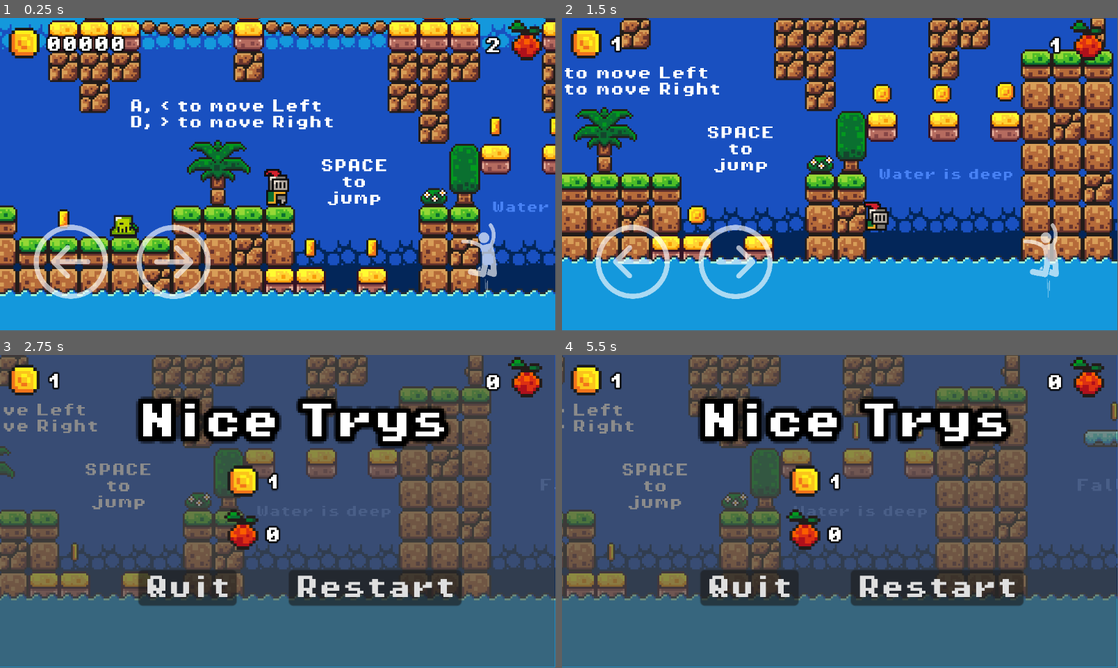
Above: before the commit, frames 1-4 (two rows, left to right).
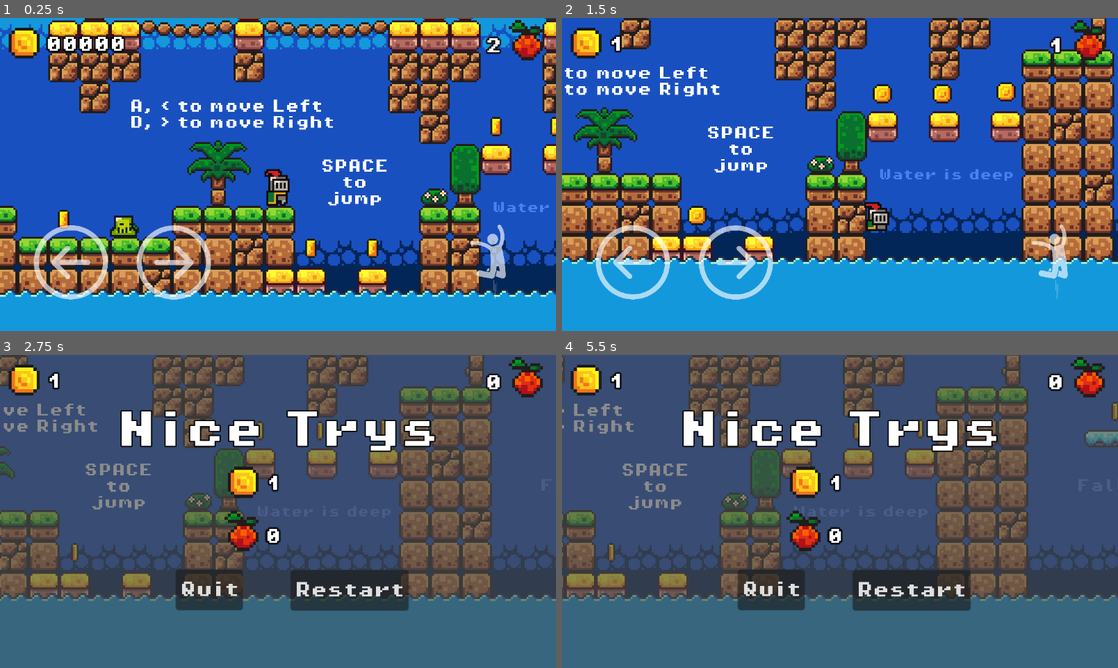
Above: after the commit, the same moments.

Repository: ALPHISTUBE/Godot-First_Game
Game: Godot game, scene res://Scenes/game.tscn
The game is run twice, just before and just after one commit, with the same random seed, the same clock (stepped at 60 frames per second) and the same inputs.
Inputs:
- Up to frame 1 (0.25 s): no input
- Up to frame 2 (1.5 s): hold D (move_right) from 0.53 s (still down); tap Space (jump) at 0.77 s
- Up to frame 3 (2.75 s): tap Space (jump) at 1.52 s; release D (move_right) at 2.03 s; hold A (move_left) from 2.03 s (still down)
- Up to frame 4 (5.5 s): release A (move_left) at 2.75 s; click "Restart" at 2.75 s; hold D (move_right) 3.53-5.03 s; tap Space (jump) at 3.77, 4.52, 5.27 s; hold A (move_left) from 5.03 s (still down)
In our replay, the window is 799x449 before the commit and 800x450 after it. These sizes can differ from the game's own. Grey fills any space a smaller window leaves; there, only what the larger window draws over its background counts as a difference.

The runs differ from the first frame. In frame 1, 10% of the frame differs, in the area x 0-100%, y 0-90%; in frame 2, 9.4%; in frame 3, 13%, in the area x 0-100%, y 0-100%; in frame 4, 13%.

Commit message:
Bug Fix
-UI is not expending with screen resolution
-Button r stuck on the corner
-UI alignment
-Icon has been updated

Diff:
--- a/Scenes/game.tscn
+++ b/Scenes/game.tscn
@@ -441,27 +441,110 @@
 [node name="Win" type="CanvasLayer" parent="."]
 visible = false
 
-[node name="Control" type="Control" parent="Win"]
-layout_mode = 3
-anchors_preset = 0
-offset_right = 40.0
-offset_bottom = 40.0
-
-[node name="ColorRect" type="ColorRect" parent="Win/Control"]
-layout_mode = 0
-offset_top = -2.0
-offset_right = 1151.0
-offset_bottom = 647.0
+[node name="ColorRect" type="ColorRect" parent="Win"]
+anchors_preset = 8
+anchor_left = 0.5
+anchor_top = 0.5
+anchor_right = 0.5
+anchor_bottom = 0.5
+offset_left = -2834.0
+offset_top = -1484.0
+offset_right = 1166.0
+offset_bottom = 516.0
+grow_horizontal = 2
+grow_vertical = 2
+scale = Vector2(1.48, 1.48)
 color = Color(0.290196, 0.290196, 0.290196, 0.643137)
 
-[node name="Sprite2D3" type="Sprite2D" parent="Win/Control/ColorRect"]
-position = Vector2(504.185, 263.64)
+[node name="q" type="Button" parent="Win"]
+anchors_preset = 2
+anchor_top = 1.0
+anchor_bottom = 1.0
+offset_left = 364.0
+offset_top = -204.0
+offset_right = 430.0
+offset_bottom = -164.0
+grow_vertical = 0
+scale = Vector2(2.11, 2.11)
+theme_override_fonts/font = ExtResource("7_ynlss")
+text = "Quit
+"
+
+[node name="r" type="Button" parent="Win"]
+anchors_preset = 3
+anchor_left = 1.0
+anchor_top = 1.0
+anchor_right = 1.0
+anchor_bottom = 1.0
+offset_left = -550.0
+offset_top = -203.0
+offset_right = -434.0
+offset_bottom = -163.0
+grow_horizontal = 0
+grow_vertical = 0
+scale = Vector2(2.11, 2.11)
+theme_override_fonts/font = ExtResource("7_ynlss")
+text = "Restart
+"
+
+[node name="Label" type="Label" parent="Win"]
+anchors_preset = 5
+anchor_left = 0.5
+anchor_right = 0.5
+offset_left = -334.5
+offset_top = 117.0
+offset_right = 334.5
+offset_bottom = 199.0
+grow_horizontal = 2
+theme_override_colors/font_outline_color = Color(0, 0, 0, 1)
+theme_override_constants/outline_size = 10
+theme_override_fonts/font = ExtResource("7_ynlss")
+theme_override_font_sizes/font_size = 81
+text = "Nice Trys"
+horizontal_alignment = 1
+vertical_alignment = 1
+
+[node name="HBoxContainer" type="HBoxContainer" parent="Win"]
+anchors_preset = 8
+anchor_left = 0.5
+anchor_top = 0.5
+anchor_right = 0.5
+anchor_bottom = 0.5
+offset_left = -20.0
+offset_top = -20.0
+offset_right = 20.0
+offset_bottom = 20.0
+grow_horizontal = 2
+grow_vertical = 2
+
+[node name="Sprite2D4" type="Sprite2D" parent="Win/HBoxContainer"]
+position = Vector2(-51.815, 63.135)
+scale = Vector2(6.455, 6.455)
+texture = ExtResource("3_rgxvg")
+region_enabled = true
+region_rect = Rect2(1, 50, 14, 14)
+
+[node name="Health" type="Label" parent="Win/HBoxContainer/Sprite2D4"]
+z_index = 20
+offset_left = 6.81642
+offset_top = -2.40046
+offset_right = 86.8164
+offset_bottom = 20.5995
+scale = Vector2(0.32, 0.32)
+theme_override_colors/font_outline_color = Color(0, 0, 0, 1)
+theme_override_constants/outline_size = 6
+theme_override_fonts/font = ExtResource("7_ynlss")
+text = "00000"
+vertical_alignment = 1
+
+[node name="Sprite2D3" type="Sprite2D" parent="Win/HBoxContainer"]
+position = Vector2(-51.815, -40.36)
 scale = Vector2(6.455, 6.455)
 texture = ExtResource("4_481mo")
 region_enabled = true
 region_rect = Rect2(98, 0, 12, 16)
 
-[node name="Score" type="Label" parent="Win/Control/ColorRect/Sprite2D3"]
+[node name="Score" type="Label" parent="Win/HBoxContainer/Sprite2D3"]
 z_index = 20
 offset_left = 6.81642
 offset_top = -3.25329
@@ -473,77 +556,22 @@
 theme_override_fonts/font = ExtResource("7_ynlss")
 text = "00000"
 vertical_alignment = 1
-
-[node name="Sprite2D4" type="Sprite2D" parent="Win/Control/ColorRect"]
-position = Vector2(504.185, 367.135)
-scale = Vector2(6.455, 6.455)
-texture = ExtResource("3_rgxvg")
-region_enabled = true
-region_rect = Rect2(1, 50, 14, 14)
-
-[node name="Health" type="Label" parent="Win/Control/ColorRect/Sprite2D4"]
-z_index = 20
-offset_left = 6.81642
-offset_top = -2.40046
-offset_right = 86.8164
-offset_bottom = 20.5995
-scale = Vector2(0.32, 0.32)
-theme_override_colors/font_outline_color = Color(0, 0, 0, 1)
-theme_override_constants/outline_size = 6
-theme_override_fonts/font = ExtResource("7_ynlss")
-text = "00000"
-vertical_alignment = 1
-
-[node name="q" type="Button" parent="Win/Control"]
-layout_mode = 0
-offset_left = 287.0
-offset_top = 446.0
-offset_right = 353.0
-offset_bottom = 470.0
-scale = Vector2(3.09111, 3.09111)
-theme_override_fonts/font = ExtResource("7_ynlss")
-text = "Quit
-"
-
-[node name="r" type="Button" parent="Win/Control"]
-layout_mode = 0
-offset_left = 599.0
-offset_top = 446.0
-offset_right = 715.0
-offset_bottom = 470.0
-scale = Vector2(3.09111, 3.09111)
-theme_override_fonts/font = ExtResource("7_ynlss")
-text = "Restart
-"
-
-[node name="Label" type="Label" parent="Win/Control"]
-layout_mode = 0
-offset_left = 287.0
-offset_top = 101.0
-offset_right = 419.0
-offset_bottom = 124.0
-scale = Vector2(4.87469, 4.87469)
-theme_override_colors/font_outline_color = Color(0, 0, 0, 1)
-theme_override_constants/outline_size = 10
-theme_override_fonts/font = ExtResource("7_ynlss")
-text = "Nice Trys"
+metadata/_edit_use_anchors_ = true
 
 [node name="CanvasLayer" type="CanvasLayer" parent="."]
 
-[node name="Control" type="Control" parent="CanvasLayer"]
-layout_mode = 3
-anchors_preset = 0
+[node name="HBoxContainer" type="HBoxContainer" parent="CanvasLayer"]
 offset_right = 40.0
 offset_bottom = 40.0
 
-[node name="Sprite2D" type="Sprite2D" parent="CanvasLayer/Control"]
+[node name="Coin" type="Sprite2D" parent="CanvasLayer/HBoxContainer"]
 position = Vector2(50, 52)
 scale = Vector2(6.455, 6.455)
 texture = ExtResource("4_481mo")
 region_enabled = true
 region_rect = Rect2(98, 0, 12, 16)
 
-[node name="Score" type="Label" parent="CanvasLayer/Control/Sprite2D"]
+[node name="Score" type="Label" parent="CanvasLayer/HBoxContainer/Coin"]
 unique_name_in_owner = true
 z_index = 20
 offset_left = 6.81642
@@ -557,14 +585,22 @@
 text = "00000"
 vertical_alignment = 1
 
-[node name="Sprite2D2" type="Sprite2D" parent="CanvasLayer/Control"]
-position = Vector2(1093, 49)
+[node name="HBoxContainer2" type="HBoxContainer" parent="CanvasLayer"]
+anchors_preset = 1
+anchor_left = 1.0
+anchor_right = 1.0
+offset_left = -40.0
+offset_bottom = 40.0
+grow_horizontal = 0
+
+[node name="Life" type="Sprite2D" parent="CanvasLayer/HBoxContainer2"]
+position = Vector2(-19, 49)
 scale = Vector2(6.455, 6.455)
 texture = ExtResource("3_rgxvg")
 region_enabled = true
 region_rect = Rect2(1, 50, 14, 14)
 
-[node name="Health" type="Label" parent="CanvasLayer/Control/Sprite2D2"]
+[node name="Health" type="Label" parent="CanvasLayer/HBoxContainer2/Life"]
 unique_name_in_owner = true
 z_index = 20
 offset_left = -33.6174
@@ -770,6 +806,6 @@
 position = Vector2(-2.5, -8.5)
 shape = SubResource("RectangleShape2D_4tifx")
 
-[connection signal="button_down" from="Win/Control/q" to="GameManager" method="_on_q_button_down"]
-[connection signal="button_down" from="Win/Control/r" to="GameManager" method="_on_r_button_down"]
+[connection signal="button_down" from="Win/q" to="GameManager" method="_on_q_button_down"]
+[connection signal="button_down" from="Win/r" to="GameManager" method="_on_r_button_down"]
 [connection signal="body_entered" from="Flag" to="GameManager" method="_on_flag_body_entered"]
--- a/Scenes/mobile_control.tscn
+++ b/Scenes/mobile_control.tscn
@@ -7,27 +7,46 @@
 
 [node name="Mobile Control" type="CanvasLayer"]
 
-[node name="Left" type="TouchScreenButton" parent="."]
+[node name="HBoxContainer" type="HBoxContainer" parent="."]
+anchors_preset = 2
+anchor_top = 1.0
+anchor_bottom = 1.0
+offset_top = -40.0
+offset_right = 40.0
+grow_vertical = 0
+
+[node name="Left" type="TouchScreenButton" parent="HBoxContainer"]
 modulate = Color(1, 1, 1, 0.643137)
-position = Vector2(70, 429)
+position = Vector2(70, -179)
 scale = Vector2(0.3, 0.3)
 texture_normal = ExtResource("1_wjpa0")
 texture_pressed = ExtResource("2_sb0w6")
 action = "move_left"
 
-[node name="Right" type="TouchScreenButton" parent="."]
+[node name="Right" type="TouchScreenButton" parent="HBoxContainer"]
 modulate = Color(1, 1, 1, 0.643137)
 z_index = 100
-position = Vector2(437, 583)
-rotation = 3.14159
+position = Vector2(437, -24.9999)
+rotation = -3.14159
 scale = Vector2(0.3, 0.3)
 texture_normal = ExtResource("1_wjpa0")
 texture_pressed = ExtResource("2_sb0w6")
 action = "move_right"
 
-[node name="Jump" type="TouchScreenButton" parent="."]
+[node name="HBoxContainer2" type="HBoxContainer" parent="."]
+anchors_preset = 3
+anchor_left = 1.0
+anchor_top = 1.0
+anchor_right = 1.0
+anchor_bottom = 1.0
+offset_left = -40.0
+offset_top = -40.0
+grow_horizontal = 0
+grow_vertical = 0
+
+[node name="Jump" type="TouchScreenButton" parent="HBoxContainer2"]
 modulate = Color(1, 1, 1, 0.643137)
-position = Vector2(917, 426)
+position = Vector2(-178, -180)
 scale = Vector2(0.3, 0.3)
 texture_normal = ExtResource("2_mkixe")
 texture_pressed = ExtResource("4_fwp8t")
--- a/Scripts/GameManager.gd
+++ b/Scripts/GameManager.gd
@@ -2,8 +2,8 @@
 
 var score = 0
 @onready var score_label = %Score
-@onready var score2 = $"../Win/Control/ColorRect/Sprite2D3/Score"
-@onready var health = $"../Win/Control/ColorRect/Sprite2D4/Health"
+@onready var score2 = $"../Win/HBoxContainer/Sprite2D3/Score"
+@onready var health = $"../Win/HBoxContainer/Sprite2D4/Health"
 @onready var healthT = %Health
 @onready var flag = $"../Flag"
 @onready var win = $"../Win"
--- a/project.godot
+++ b/project.godot
@@ -10,14 +10,19 @@
 
 [application]
 
-config/name="Godot-First_Game"
+config/name="Lost Coin"
 run/main_scene="res://Scenes/game.tscn"
 config/features=PackedStringArray("4.2", "Forward Plus")
-config/icon="res://icon.svg"
+config/icon="res://gameicon.png"
 
 [autoload]
 
 Music="*res://Scenes/music.tscn"
+
+[display]
+
+window/stretch/mode="viewport"
+window/stretch/aspect="expand"
 
 [input]
 
Binary file removed: Screenshot 2024-04-30 031834.png
Binary file added: gameicon.png
Not shown, changed: gameicon.png.import
Binary file added: lostcoinIcon256.jpg
Not shown, added: lostcoinIcon256.jpg.import
